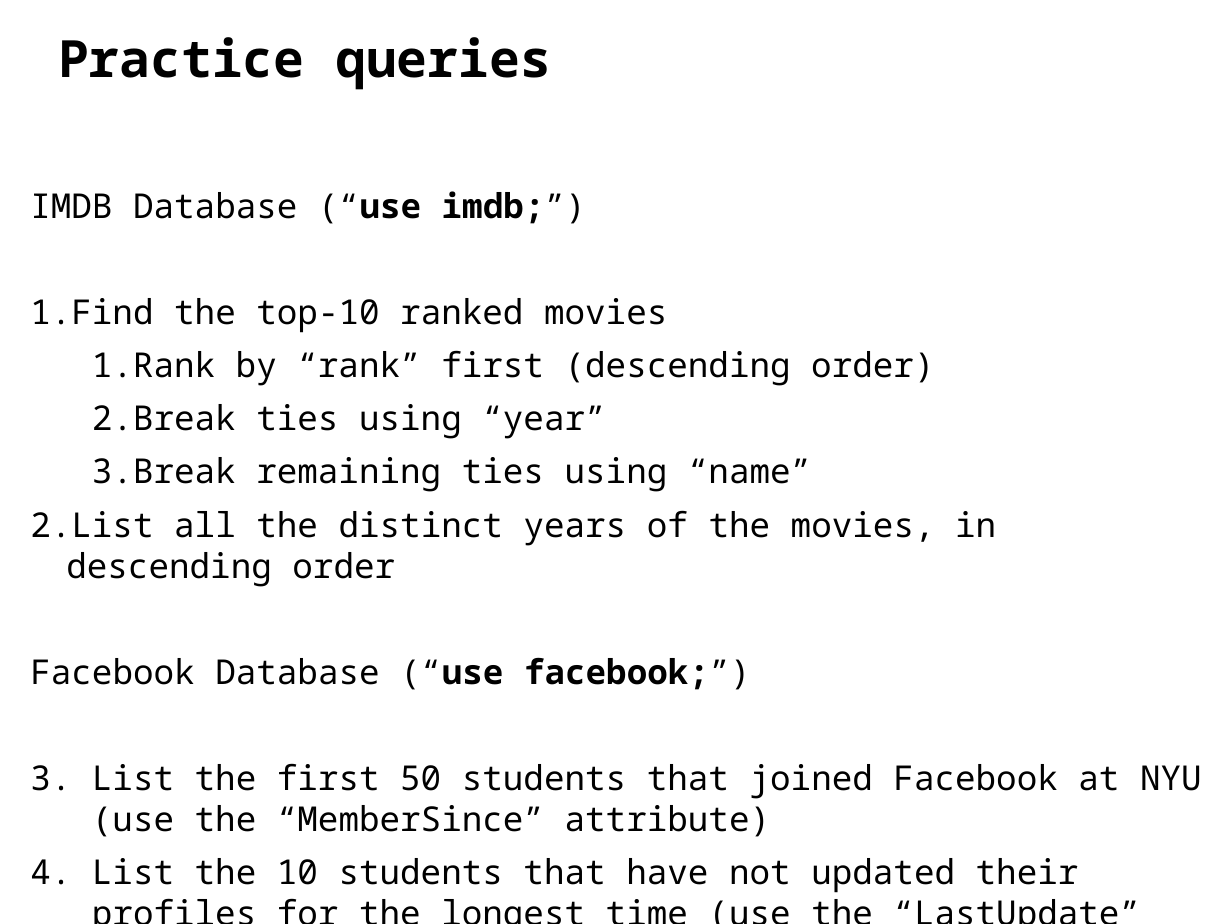
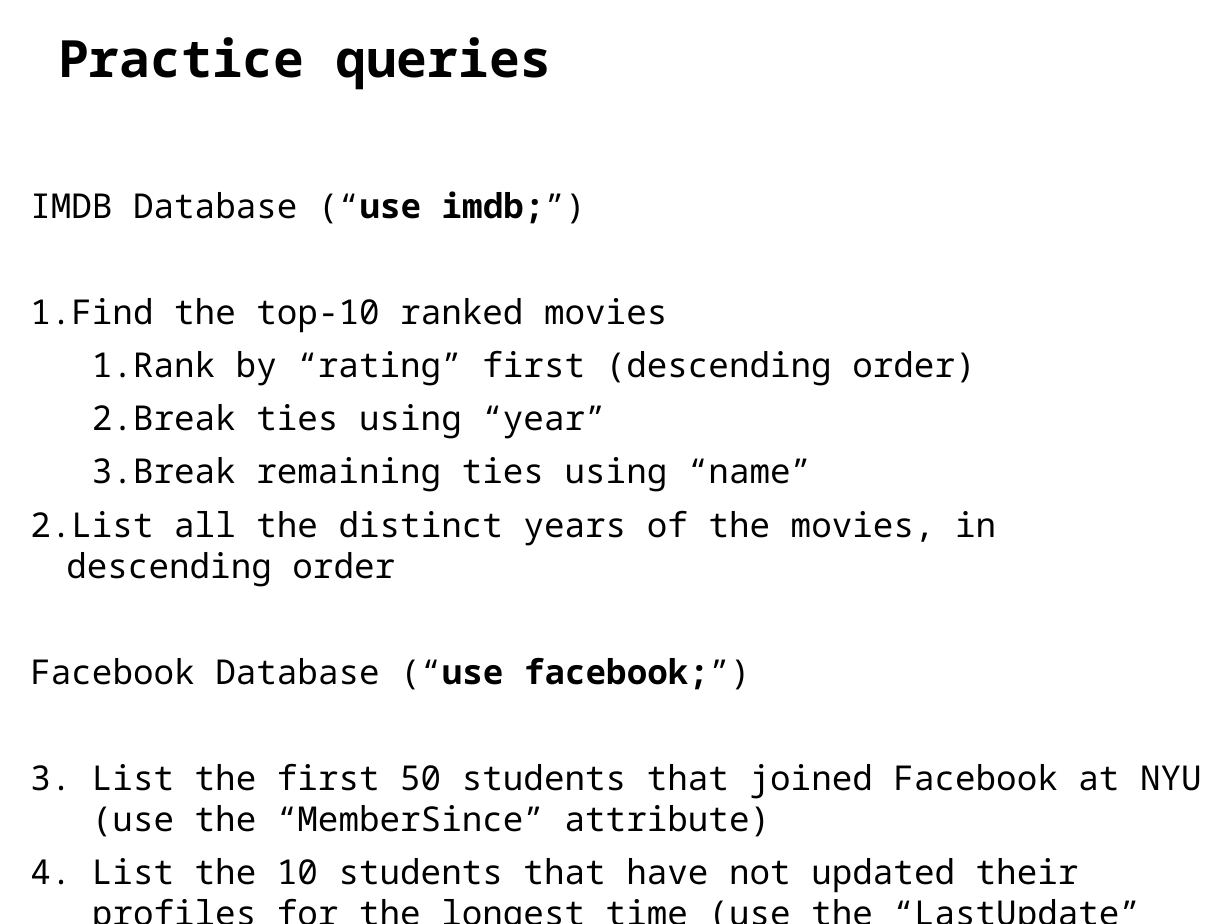
Before and after one commit to ipeirotis/introduction-to-databases, a slide deck: slide 12 of session2/B-SQL_Selection_Queries.pptx. Drawn at 1232x924 pixels with LibreOffice and Linux fonts; fonts in the diff are those of the drawing. Boxes give left, top, right and bottom in pixels: in the first picture for what was removed or moved away, otherwise in the second. Text is boxed around its words. In the diff, an @@ line names an element or a change of style, - is before the commit and + after.

```diff
--- a/session2/B-SQL_Selection_Queries.pptx
+++ b/session2/B-SQL_Selection_Queries.pptx
@@ text at box(92, 350, 975, 386): text changed @@
-  1. Rank by “rank” first (descending order)
+  1. Rank by “rating” first (descending order)
```
Also in this commit, not shown: 2 other slides changed.
